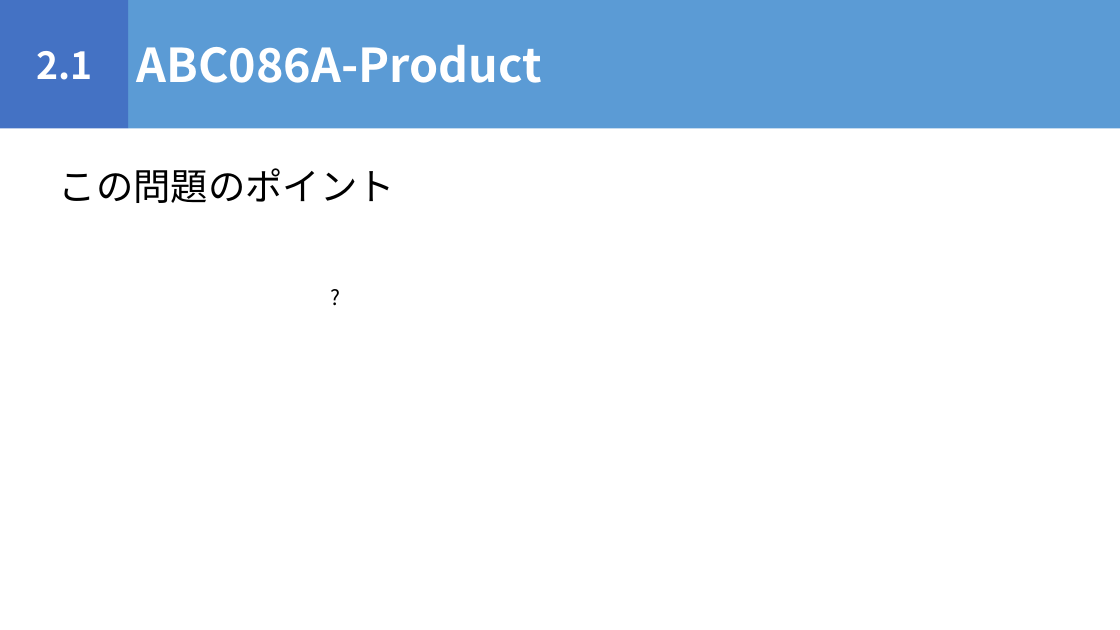
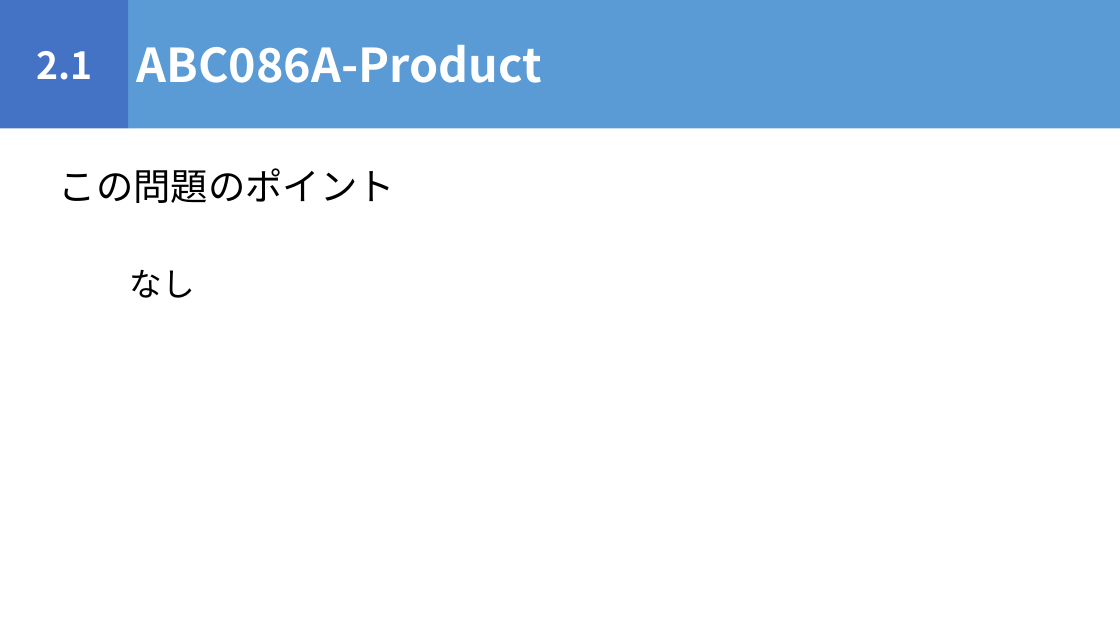
Before and after one commit to igeeeeee/triC_AtCoder_Beginners_Selection, a slide deck: slide 10 of ABS_勉強会.pptx (slide 8 before the commit). Drawn at 1120x630 pixels with LibreOffice and Linux fonts; fonts in the diff are those of the drawing. Boxes give left, top, right and bottom in pixels: in the first picture for what was removed or moved away, otherwise in the second. Text is boxed around its words. In the diff, an @@ line names an element or a change of style, - is before the commit and + after.

```diff
--- a/ABS_勉強会.pptx
+++ b/ABS_勉強会.pptx
@@ text added at [129, 270, 194, 298], 28 pt, text #000000 @@
+なし
@@ text removed at [322, 280, 350, 313] @@
-?
```
Also in this commit, not shown: 6 other slides changed, 12 slides added, 1 slide removed, 1 other file.
